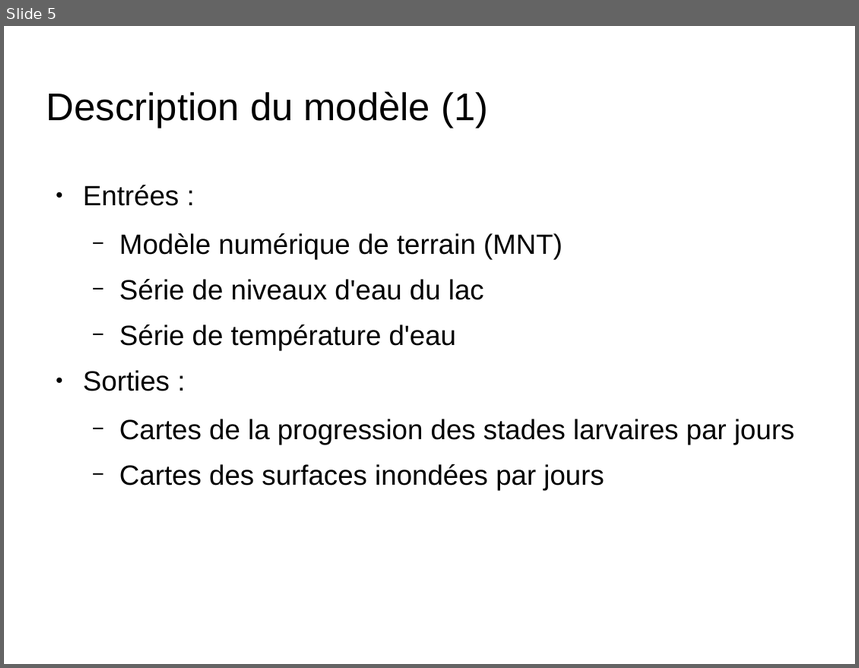
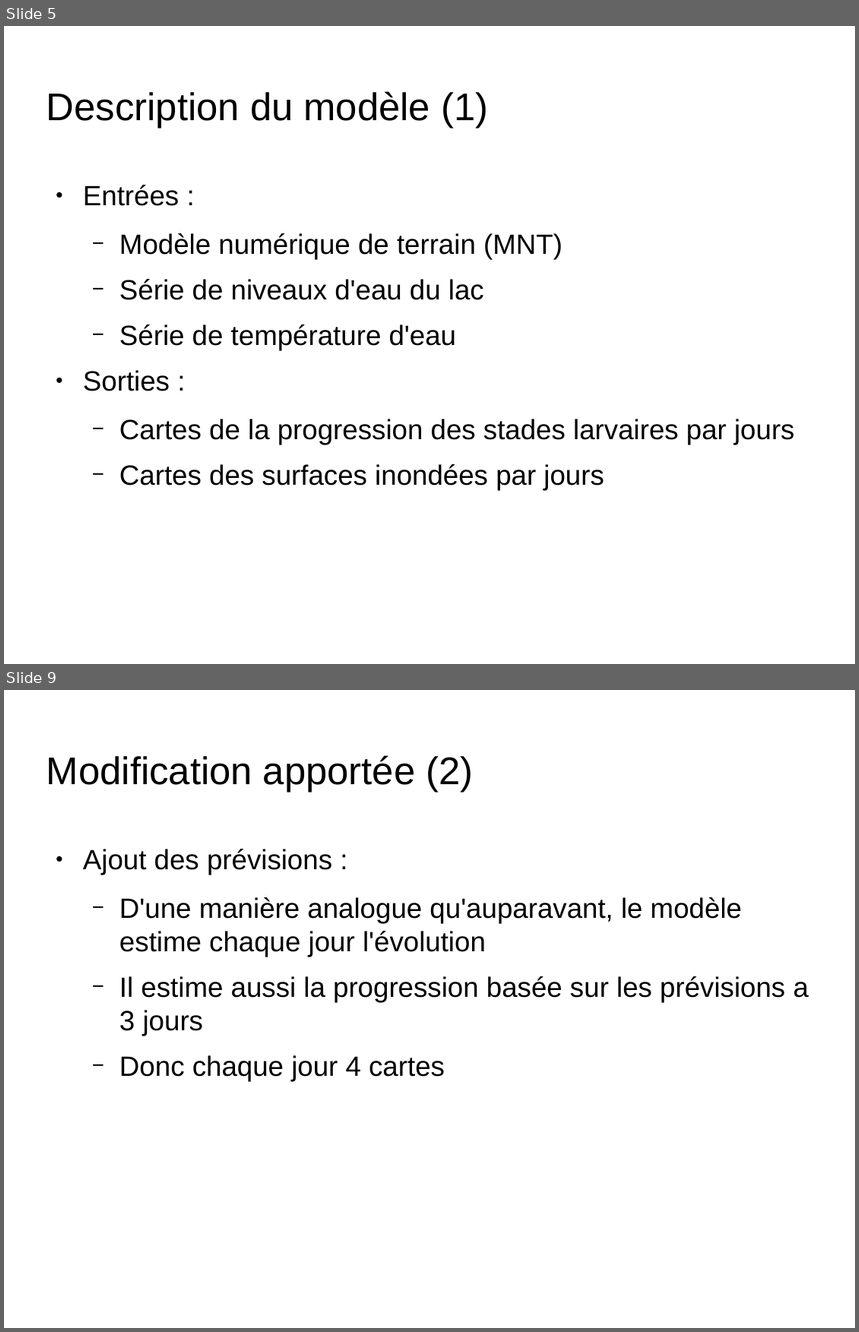
Before and after one commit to nesta7/designProject, a slide deck: presentation_6_juin_Broc.odp. Shown one above the other, each under a label of ours: slide 5 before the commit, slides 5 and 9 after it; the slides between them are not shown. The pictures are 859x668 and 859x1332 pixels, drawn with LibreOffice and Linux fonts; fonts in the diff are those of the drawing; background and template pictures are left out. Boxes give left, top, right and bottom in pixels: in the first picture for what was removed or moved away, otherwise in the second. Text is boxed around its words. In the diff, an @@ line names an element or a change of style, - is before the commit and + after.

```diff
--- a/presentation_6_juin_Broc.odp
+++ b/presentation_6_juin_Broc.odp
@@ slide 9 added at [4, 690, 855, 1328], background picture (left out) @@
@@ title added at [47, 755, 473, 792], 36 pt, text #000000 @@
+Modification apportée (2)
@@ text added at [83, 849, 809, 1081], 26 pt, text #000000 @@
+● Ajout des prévisions :
+  − D'une manière analogue qu'auparavant, le modèle estime chaque jour l'évolution
+  − Il estime aussi la progression basée sur les prévisions a 3 jours
+  − Donc chaque jour 4 cartes
```
Also in this commit, not shown: 4 slides changed, 2 other slides added, 2 slides removed, 2 other files.
